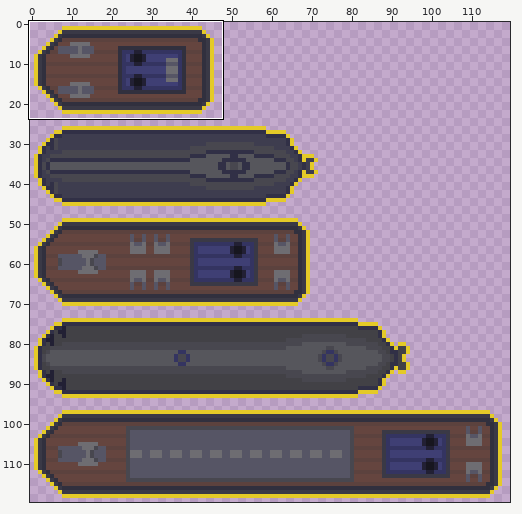
Sprite sheet -- assets/ships_active.png. Above: a wide view before the commit, with the close-up outlined.
Close-up. Before the commit:
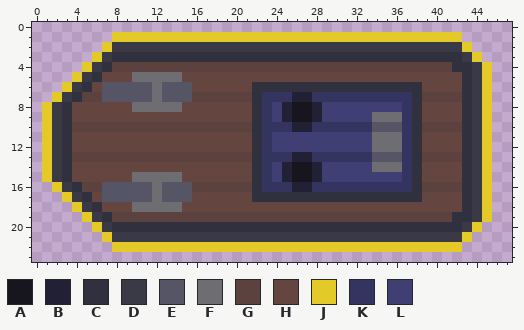
The file is 120x120 pixels. Colours within 5 levels of each other are drawn and written as one. Shown: x 0..47, y 0..23. The commit also changed other parts of the picture, which this record leaves out.
Palette (. is transparent): A #17161f  B #222034  C #31303e  D #3a3946  E #565565  F #6e6d72  G #5c423e  H #65453f  J #e4ca28  K #343461  L #3f3f74
The result:
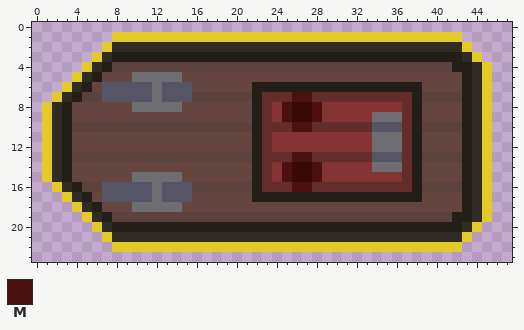
Colours new in this view: M #4b1111
Difference:
colour A: #17161f -> #390909
colour C: #31303e -> #231e17
colour D: #3a3946 -> #302b23
colour K: #343461 -> #652c2c
colour L: #3f3f74 -> #843434
Changed rows in their new state; - is a pixel that keeps its letter.
first column x 25:
 7 -MM-
 8 M--M
 9 M--M
10 -MM-
13 -MM-
14 M--M
15 M--M
16 -MM-
